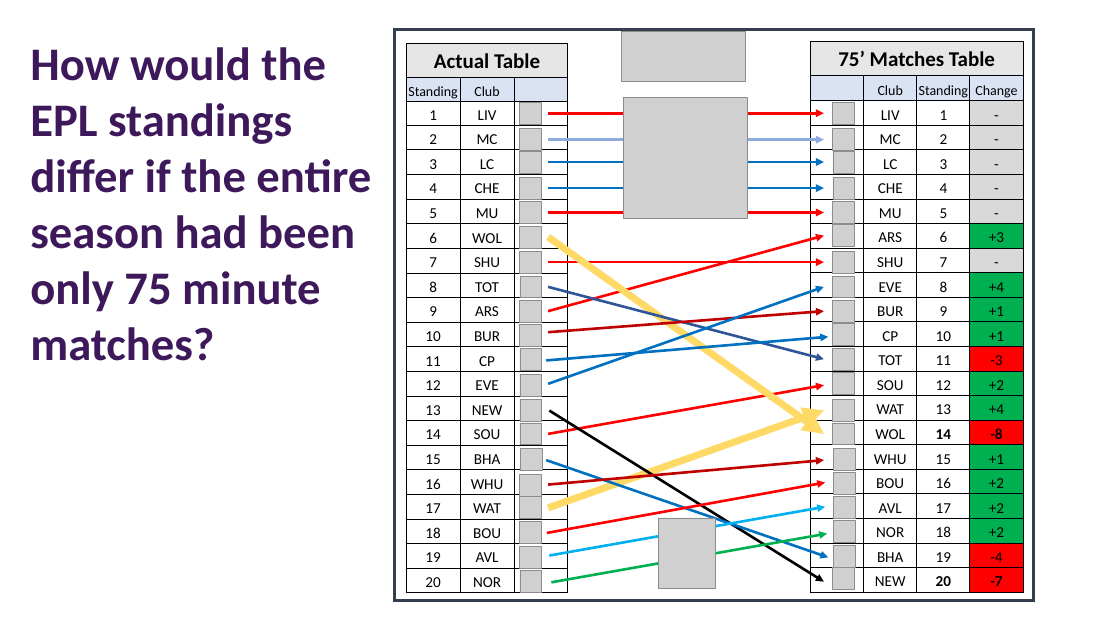
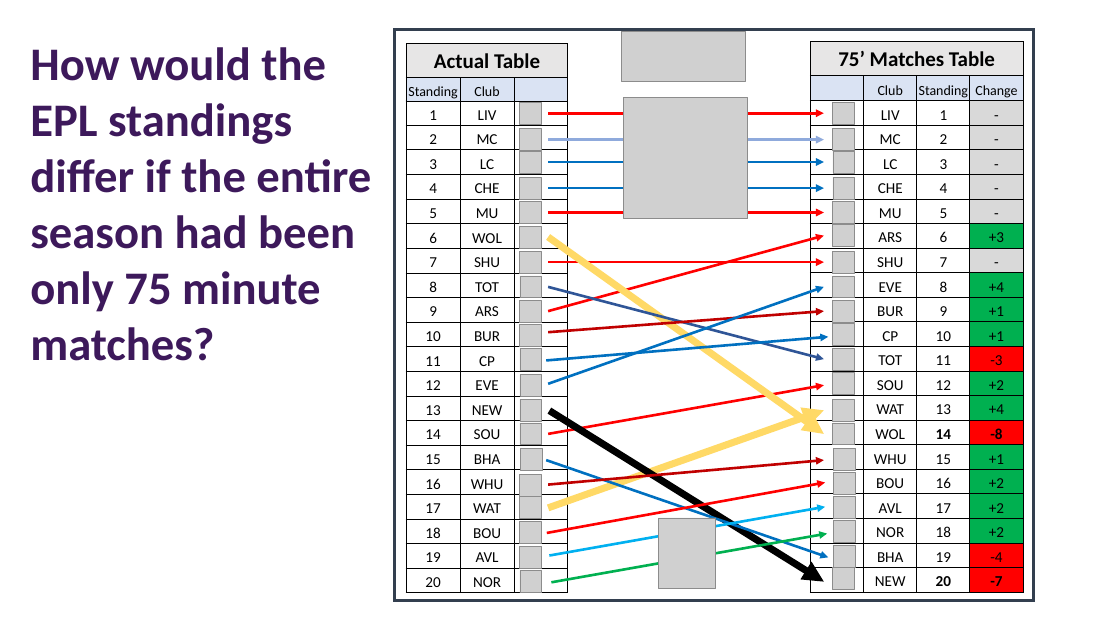
Before and after one commit to joshdmark/EPL-Shortened-Matches, a slide deck: slide 1 of EPL.pptx. Drawn at 1120x630 pixels with LibreOffice and Linux fonts; fonts in the diff are those of the drawing; grey boxes stand for pictures. Boxes give left, top, right and bottom in pixels: in the first picture for what was removed or moved away, otherwise in the second. Text is boxed around its words. In the diff, an @@ line names an element or a change of style, - is before the commit and + after.

Commit message:
results ppt & pdf

```diff
--- a/EPL.pptx
+++ b/EPL.pptx
@@ arrow (549, 411) - (824, 581): stroke #000000 2.25 pt to #000000 6 pt @@
```
Also in this commit, not shown: 1 other file.
